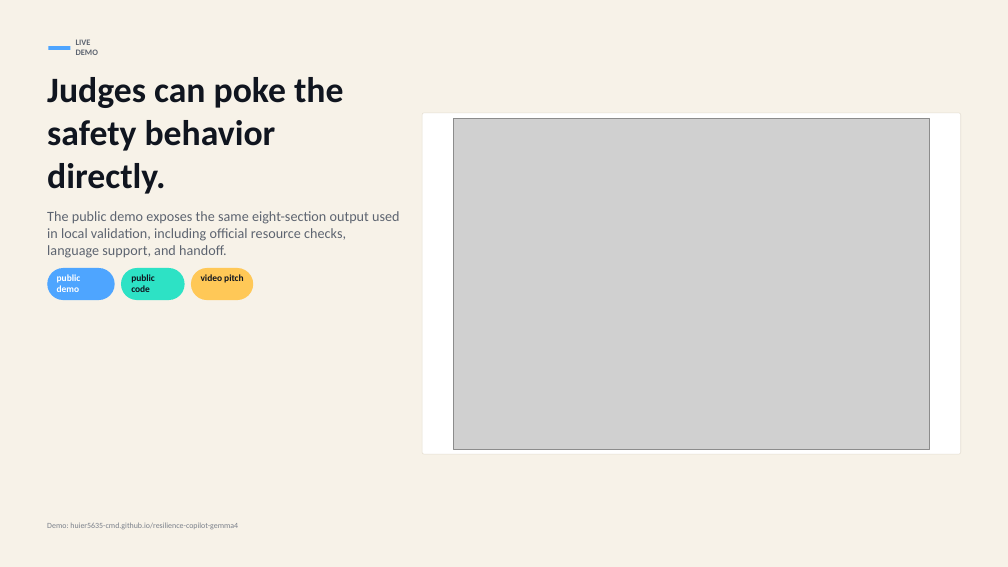
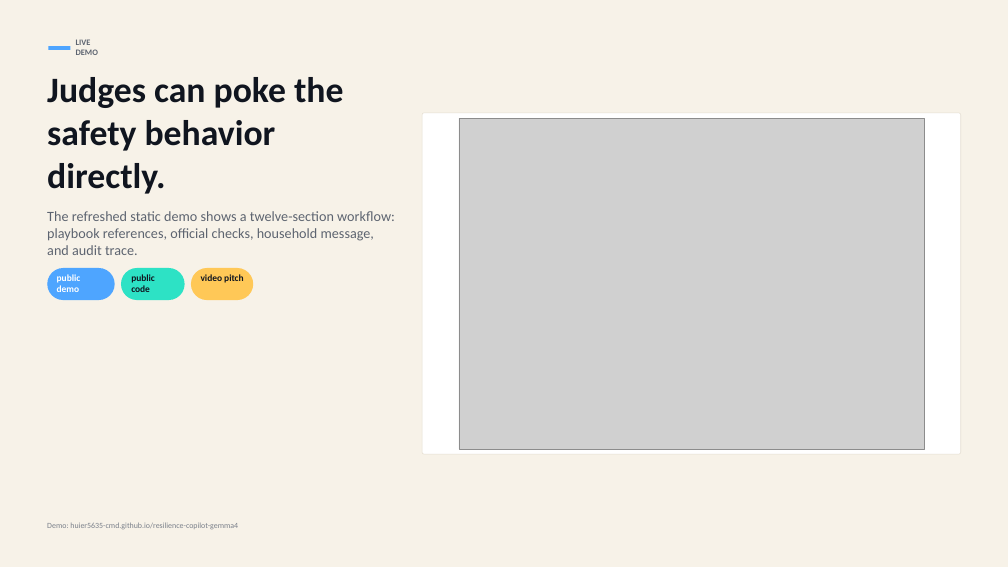
Before and after one commit to huier5635-cmd/resilience-copilot-gemma4, a slide deck: slide 4 of resilience_copilot_pitch_v2.pptx. Drawn at 1008x567 pixels with LibreOffice and Linux fonts; fonts in the diff are those of the drawing; grey boxes stand for pictures. Boxes give left, top, right and bottom in pixels: in the first picture for what was removed or moved away, otherwise in the second. Text is boxed around its words. In the diff, an @@ line names an element or a change of style, - is before the commit and + after.

Commit message:
Refresh Resilience Copilot EXP-021 demo
Sync public GitHub Pages demo, README, pitch deck, and final submission bundle with the Kaggle EXP-021 final evidence package.

```diff
--- a/resilience_copilot_pitch_v2.pptx
+++ b/resilience_copilot_pitch_v2.pptx
@@ picture: place and size @@
-picture at (453,118,929,449)
+picture at (459,118,924,449)
@@ text at (47,211,395,255): text changed @@
-The public demo exposes the same eight-section output used in local validation, including official resource checks, language support, and handoff.
+The refreshed static demo shows a twelve-section workflow: playbook references, official checks, household message, and audit trace.
```
Also in this commit, not shown: 6 other slides changed, 6 other files.
